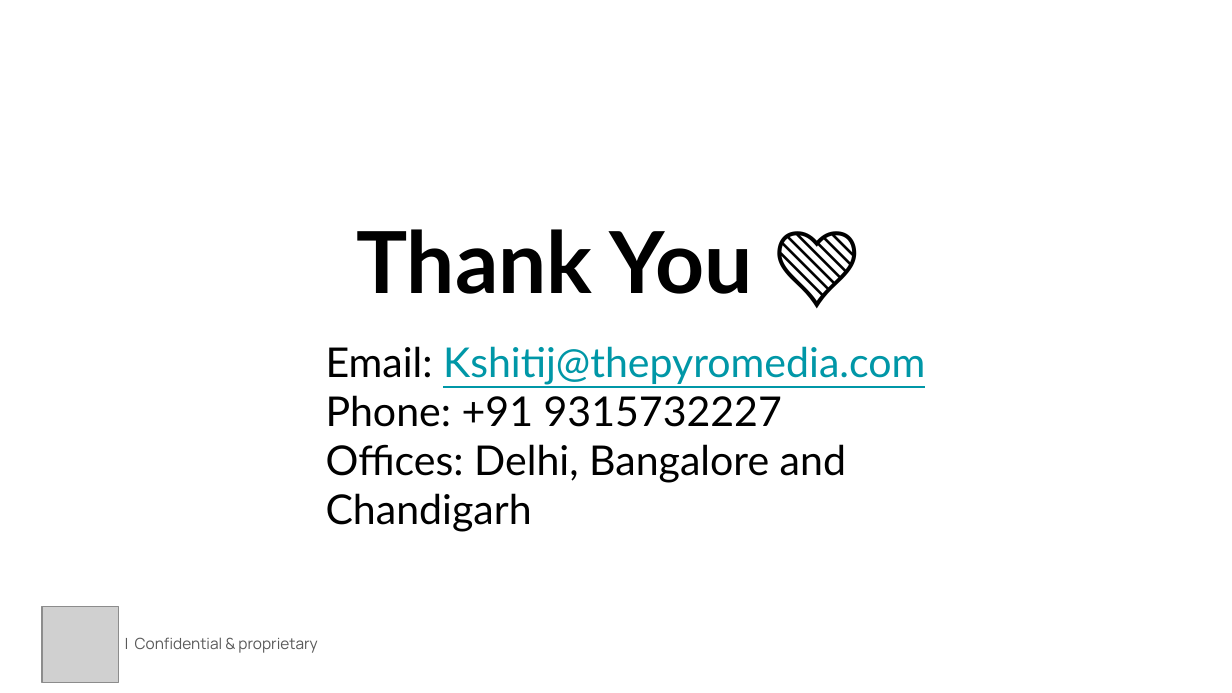
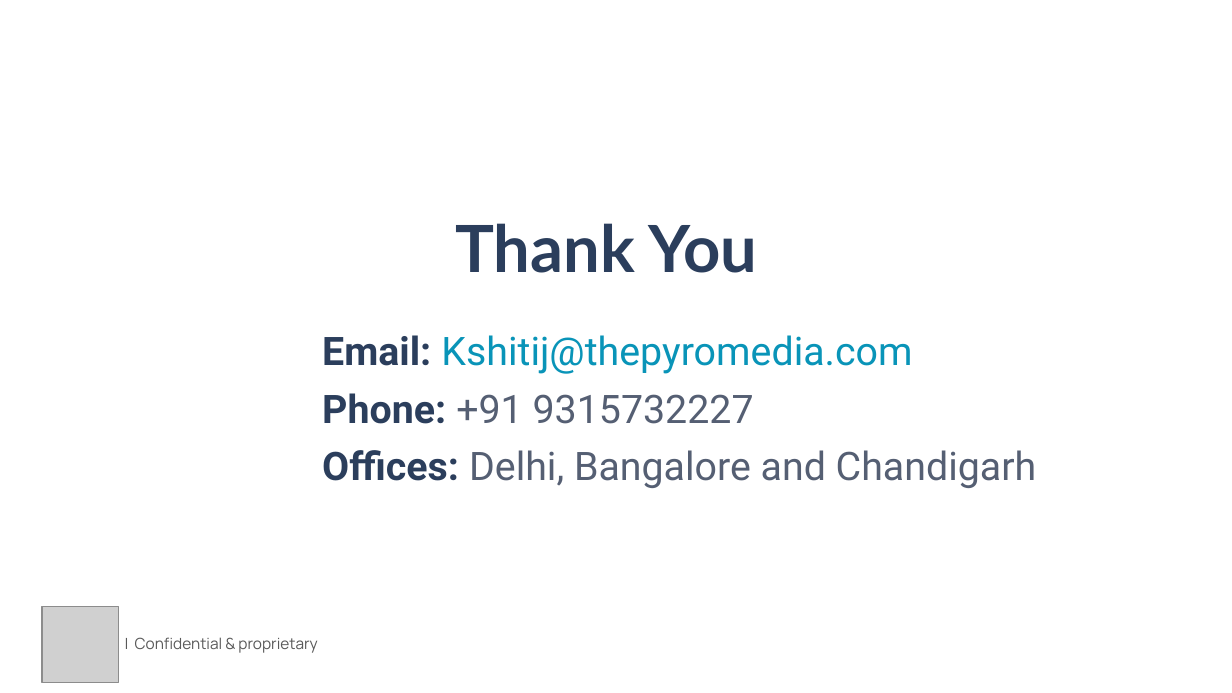
Before and after one commit to phyoai/phyo_report_generator, a slide deck: slide 7 of backend/Campaign_Report_PyroMedia.pptx. Drawn at 1232x693 pixels with LibreOffice and Linux fonts; fonts in the diff are those of the drawing; grey boxes stand for pictures. Boxes give left, top, right and bottom in pixels: in the first picture for what was removed or moved away, otherwise in the second. Text is boxed around its words. In the diff, an @@ line names an element or a change of style, - is before the commit and + after.

```diff
--- a/backend/Campaign_Report_PyroMedia.pptx
+++ b/backend/Campaign_Report_PyroMedia.pptx
@@ text at bbox=[455, 223, 757, 273]: text changed; size 50 to 38 pt; text colour #000000 to #2B3E5C @@
-Thank You 💚
+Thank You
@@ text at bbox=[322, 335, 1037, 488]: text changed; size 24 to 23 pt; font Lato to Roboto; text colour #000000 to #555F73 @@
-Email: Kshitij@thepyromedia.com
-Phone: +91 9315732227
-Offices: Delhi, Bangalore and Chandigarh
+Email: Kshitij@thepyromedia.com
+Phone: +91 9315732227
+Offices: Delhi, Bangalore and Chandigarh
```
Also in this commit, not shown: 3 other slides changed, 1 slide added, 1 slide removed, 4 other files.
